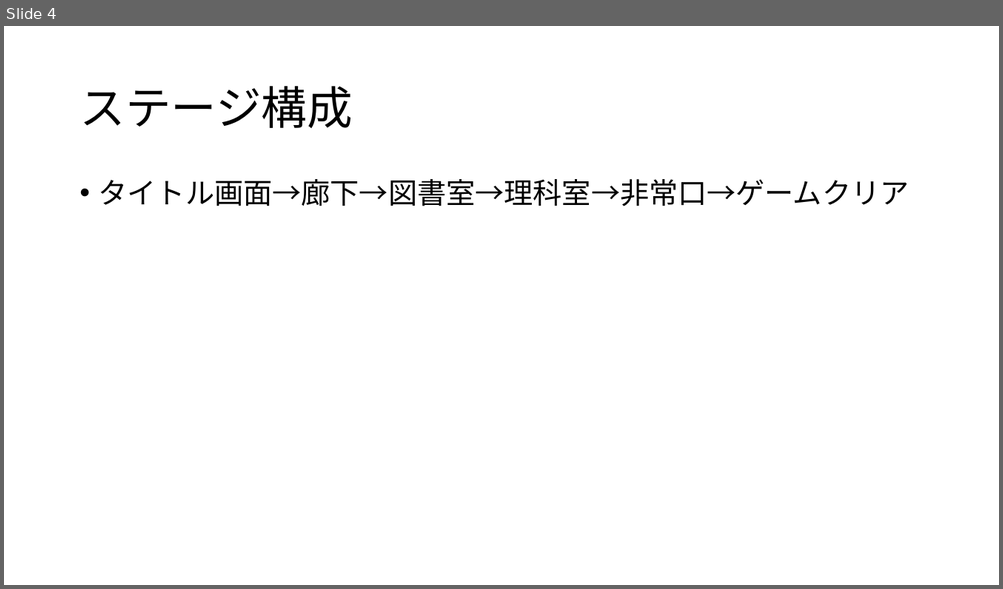
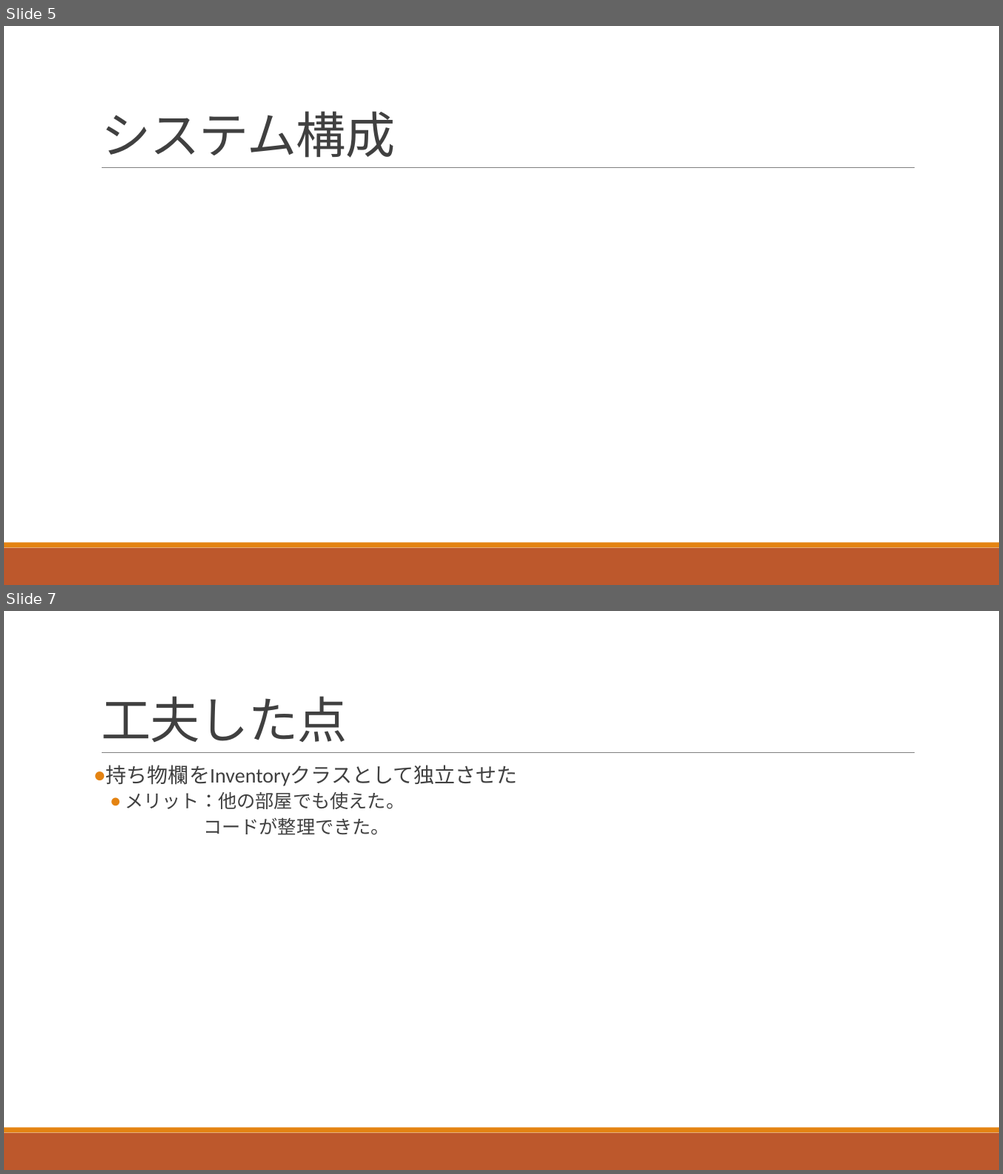
Before and after one commit to YudaiSugimoto17/team-7, a slide deck: presentation/presentation.pptx. Shown one above the other, each under a label of ours: slide 4 before the commit, slides 5 and 7 after it; the slides between them are not shown. The pictures are 1003x589 and 1003x1174 pixels, drawn with LibreOffice and Linux fonts; fonts in the diff are those of the drawing. Boxes give left, top, right and bottom in pixels: in the first picture for what was removed or moved away, otherwise in the second. Text is boxed around its words. In the diff, an @@ line names an element or a change of style, - is before the commit and + after.

Commit message:
途中まで作成しました

```diff
--- a/presentation/presentation.pptx
+++ b/presentation/presentation.pptx
@@ slide 7 added at <box>4,611,999,1170</box>, background #FFFFFF; not listed: 3 template elements that a slide beside it also shows @@
@@ title added at <box>101,696,347,742</box>, 48 pt, text #404040 @@
+工夫した点
@@ text added at <box>106,765,518,835</box>, 20 pt, text #404040 @@
+● 持ち物欄をInventoryクラスとして独立させた
+  ● メリット：他の部屋でも使えた。
+  コードが整理できた。
@@ what was slide 4 is now slide 5 @@
@@ slide 5 changed as well @@
@@ title "システム構成" at <box>101,111,395,158</box>: vertical alignment middle to bottom @@
@@ title at <box>101,111,395,158</box>: text changed; size 44 to 48 pt; font Noto Sans CJK JP to Calibri; text colour #000000 to #404040 @@
-ステージ構成
+システム構成
@@ text removed at <box>99,179,909,207</box> @@
-• タイトル画面→廊下→図書室→理科室→非常口→ゲームクリア
@@ line added from (102, 168) to (915, 168), #808080 0.5 pt @@
@@ rectangle added at <box>4,548,999,585</box>, fill #BD582C @@
@@ rectangle added at <box>4,543,999,548</box>, fill #E48312 @@
```
Also in this commit, not shown: 1 other slide changed, 6 other slides added, 2 slides removed, 1 other file.
